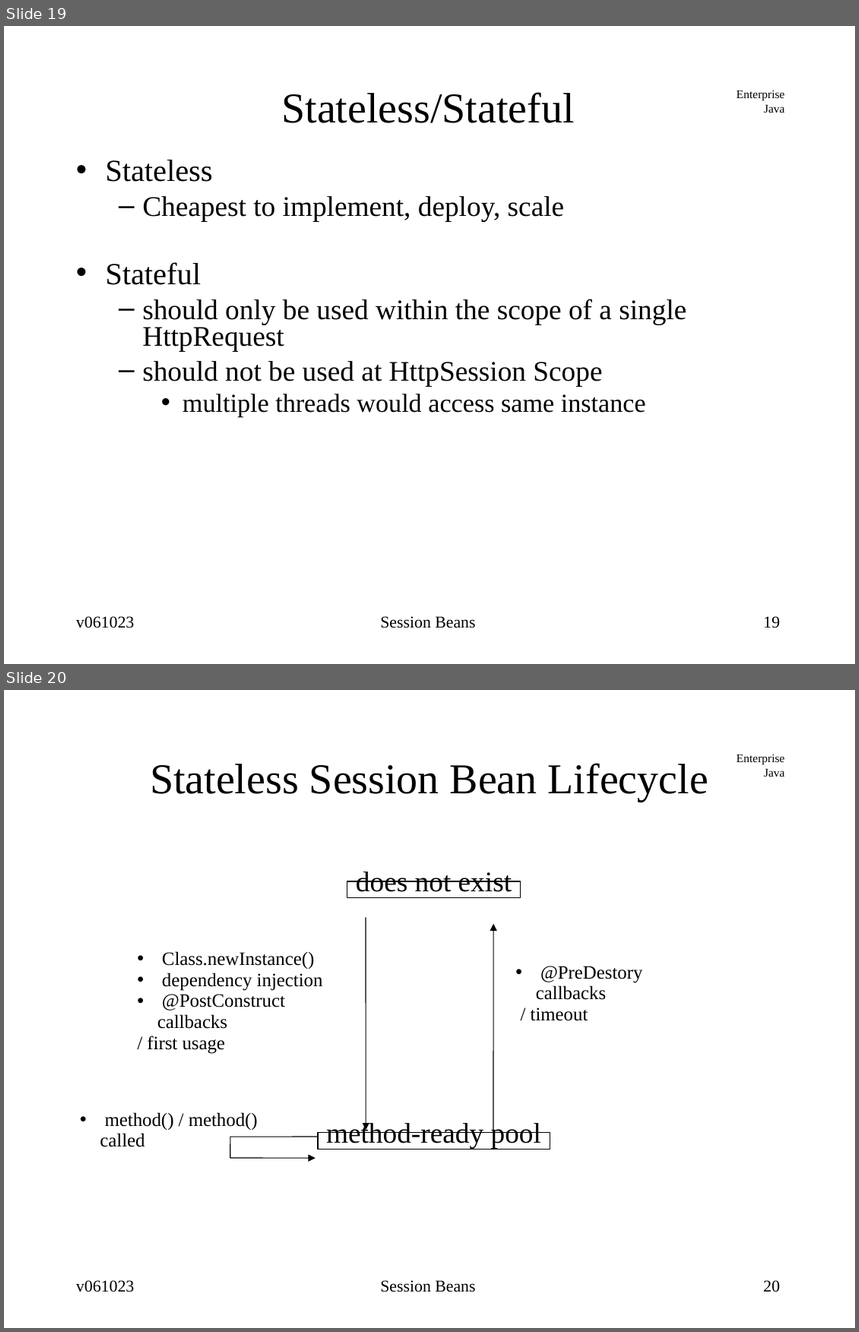
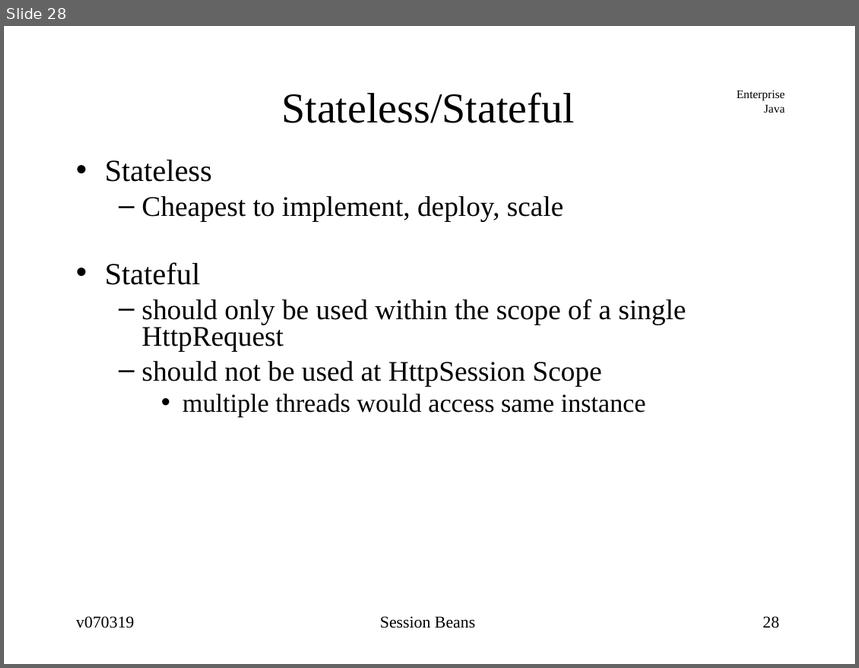
Before and after one commit to jcstaff/ejava-javaee, a slide deck: ejbsessionBank/src/site/resources/lectures/ejbSession.ppt. Shown one above the other, each under a label of ours: slides 19 and 20 before the commit, slide 28 after it. The pictures are 859x1332 and 859x668 pixels, drawn with LibreOffice and Linux fonts; fonts in the diff are those of the drawing. Boxes give left, top, right and bottom in pixels: in the first picture for what was removed or moved away, otherwise in the second. Text is boxed around its words. In the diff, an @@ line names an element or a change of style, - is before the commit and + after.

```diff
--- a/ejbsessionBank/src/site/resources/lectures/ejbSession.ppt
+++ b/ejbsessionBank/src/site/resources/lectures/ejbSession.ppt
@@ slide 20 removed at bbox=[4, 690, 855, 1328], background #FFFFFF; not listed: 1 template element that a slide beside it also shows @@
@@ title removed at bbox=[150, 763, 709, 802] @@
-Stateless Session Bean Lifecycle
@@ rectangle removed at bbox=[348, 882, 521, 897] @@
-does not exist
@@ arrow removed from (366, 917) to (366, 1130) @@
@@ arrow removed from (493, 1137) to (493, 924) @@
@@ text removed at bbox=[147, 951, 323, 1054] @@
-• Class.newInstance()
-• dependency injection
-• @PostConstruct callbacks
-/ first usage
@@ text removed at bbox=[531, 966, 642, 1021] @@
-• @PreDestory callbacks
-/ timeout
@@ text removed at bbox=[100, 1113, 258, 1148] @@
-• method() / method() called
@@ line removed from (337, 1137) to (230, 1137) @@
@@ line removed from (230, 1158) to (230, 1137) @@
@@ rectangle removed at bbox=[318, 1132, 550, 1149] @@
-method-ready pool
@@ arrow removed from (230, 1158) to (316, 1158) @@
@@ text removed at bbox=[76, 1281, 134, 1293] @@
-v061023
@@ text removed at bbox=[380, 1281, 475, 1293] @@
-Session Beans
@@ page number removed at bbox=[763, 1281, 780, 1293] @@
-20
@@ what was slide 19 is now slide 28 @@
@@ slide 28 changed as well @@
@@ text at bbox=[142, 196, 686, 386]: indent changed @@
@@ text at bbox=[76, 617, 134, 629]: text changed @@
-v061023
+v070319
@@ page number at bbox=[763, 617, 780, 629]: text changed @@
-19
+28
```
Also in this commit, not shown: 28 other slides changed, 12 slides added, 1 other slide removed, 31 other files.
